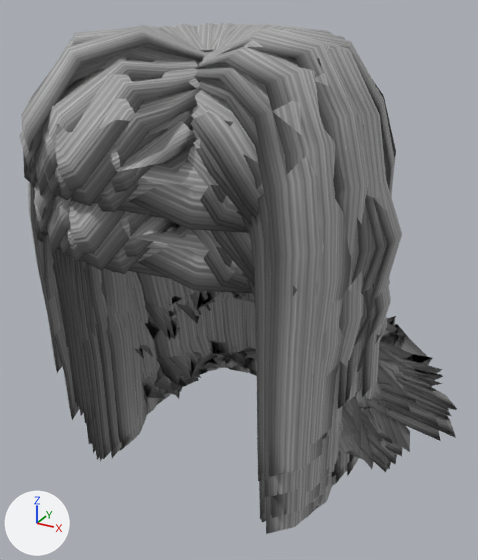
Renders of the glTF model trainer-models/hair/h-bob.glb from each side of a commit.
Before and after are seen from a 50 mm lens placed at (0.225, -0.365, 1.851), pointed at (0.008, 0.03, 1.653). Arrows for +X, +Y and +Z are at lower left; the lights stay in place. The picture after the commit comes second. Vertices at exactly the same position are counted once.

In view in the first picture: 'h-bob-f', 'h-bob-m'.
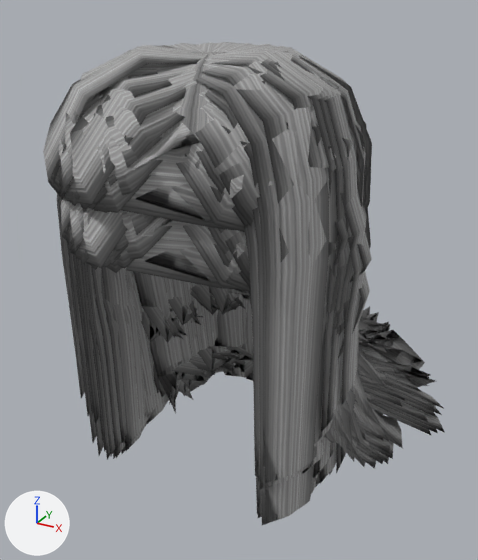
Scene script edits in JSON lines:
```json
{"block": "me_h_bob_m", "where": "# used by ob_h_bob_m; location = (0.0, 0.0, 0.0)"}
{"op": "remove", "block": "me_h_bob_m", "code": "me_h_bob_m.from_pydata(...)  # 11273 vertices, 20088 faces; spans x -0.175..0.172, y -0.113..0.172, z 1.532..1.831"}
{"op": "add", "block": "me_h_bob_m", "code": "me_h_bob_m.from_pydata(...)  # 11273 vertices, 20088 faces; spans x -0.165..0.163, y -0.104..0.163, z 1.531..1.819"}
{"block": "me_h_bob_m", "change": "me_h_bob_m part 1: 9987 of 11273 vertices moved; they spanned x -0.175..0.172, y -0.113..0.172, z 1.532..1.831 and now span x -0.165..0.163, y -0.104..0.163, z 1.531..1.819; mean shift (0.001, -0.001, -0.004); largest move (0.097, 0.03, 1.634) -> (0.059, 0.047, 1.58)"}
{"block": "me_h_bob_m", "change": "other edits to the shape of me_h_bob_m do not show in these pictures"}
{"block": "me_h_bob_f", "where": "# used by ob_h_bob_f; location = (0.0, 0.0, 0.0)"}
{"op": "remove", "block": "me_h_bob_f", "code": "me_h_bob_f.from_pydata(...)  # 11273 vertices, 20088 faces; spans x -0.122..0.122, y -0.108..0.153, z 1.495..1.788"}
{"op": "add", "block": "me_h_bob_f", "code": "me_h_bob_f.from_pydata(...)  # 11273 vertices, 20088 faces; spans x -0.106..0.107, y -0.1..0.144, z 1.494..1.775"}
{"block": "me_h_bob_f", "change": "me_h_bob_f part 2: the loose piece of 36 vertices spanning x -0.088..-0.061, y -0.046..0.009, z 1.521..1.723 is multiplied about its middle by the matrix ((0.695, -0.108, -0.015), (-0.121, 0.957, -0.006), (0.012, 0.004, 1.0)), then moved by (0.002, 0.001, 0.0)"}
{"block": "me_h_bob_f", "change": "me_h_bob_f part 3: the loose piece of 36 vertices spanning x -0.092..-0.051, y -0.052..-0.001, z 1.509..1.744 is multiplied about its middle by the matrix ((0.752, -0.114, -0.002), (-0.126, 0.942, 0.0), (0.041, 0.017, 0.997)), then moved by (0.002, 0.001, 0.0)"}
{"block": "me_h_bob_f", "change": "me_h_bob_f part 4: 9956 of 11273 vertices moved; they spanned x -0.122..0.122, y -0.108..0.153, z 1.495..1.788 and now span x -0.106..0.107, y -0.1..0.144, z 1.494..1.775; mean shift (0.001, -0.001, -0.004); largest move (-0.014, 0.103, 1.547) -> (0.03, 0.093, 1.55)"}
{"block": "me_h_bob_f", "change": "other edits to the shape of me_h_bob_f do not show in these pictures"}
```

Where the change shows, as pixel boxes (x1, y1, x2, y2) in the pictures (478 x 560 px; the box of a moved part takes in the faces that stretch with it):
```json
{"object": "h-bob-m", "change": "reshaped", "before": [20, 23, 457, 497], "after": [43, 42, 445, 489], "on screen": "8% narrower"}
{"object": "h-bob-f", "change": "reshaped", "before": [34, 179, 391, 534], "after": [61, 194, 371, 525], "on screen": "13% narrower, 7% shorter"}
{"part": 2, "of": "me_h_bob_f", "change": "moved or reshaped", "before": [106, 312, 123, 436], "after": [100, 268, 127, 441], "on screen": "mostly hidden before"}
{"part": 3, "of": "me_h_bob_f", "change": "moved or reshaped", "before": [95, 323, 122, 458], "after": [95, 298, 125, 458], "on screen": "mostly hidden"}
{"part": 4, "of": "me_h_bob_f", "change": "moved or reshaped", "before": [34, 179, 391, 534], "after": [61, 194, 371, 525]}
```
